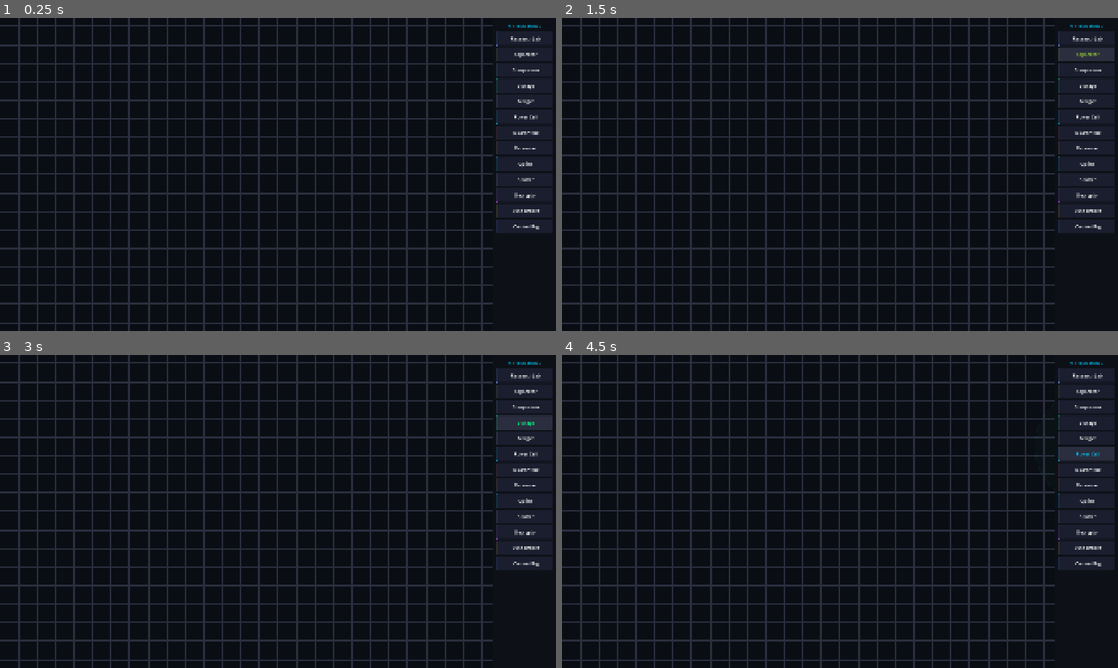
Above: before the commit, frames 1-4 (two rows, left to right).
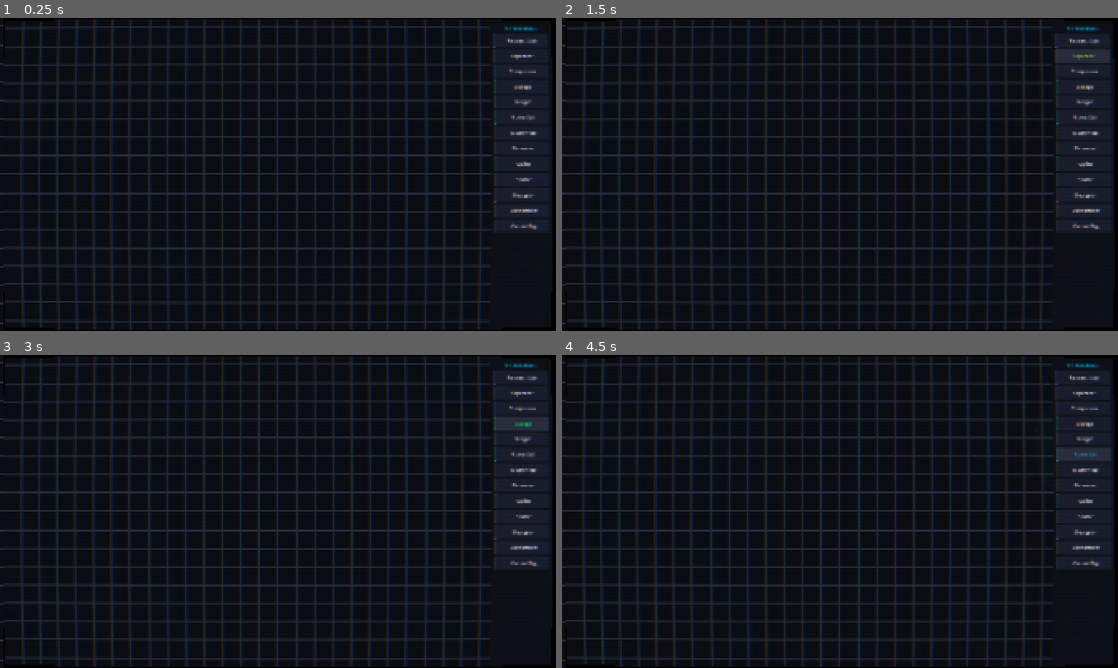
Above: after the commit, the same moments.

Repository: BYGGOLDENSTONE/sys-admin
Game: Godot game, scene res://scenes/main.tscn
Same seed, same stepped clock (60 frames per second), same inputs: the game is played once before the commit and once after it.
Inputs:
- Up to frame 1 (0.25 s): no input
- Up to frame 2 (1.5 s): click "Research Lab" at 0.5 s; click "Separator" at 1.25 s
- Up to frame 3 (3 s): click "Compressor" at 2 s; click "Storage" at 2.75 s
- Up to frame 4 (4.5 s): click "Merger" at 3.5 s; click "Power Cell" at 4.25 s

The runs differ from the first frame. In frame 1, 14% of the frame differs, in the area x 0-100%, y 0-100%; in frame 2, 14%; in frame 3, 14%; in frame 4, 14%.

Commit message:
Vertical Slice Faz 4: bloom shader, CRT efekti, yapı glow animasyonu
- Bloom shader: neon renkleri parlatır (5x5 kernel, threshold-based)
- CRT shader: tarama çizgileri, chromatic aberration, barrel distortion
- Yapı kenar glow: geniş dış halo + nabız animasyonu
- Veri parçacıkları: büyük font, 8 adet/kablo, zoom-adaptif sayı

Co-Authored-By: Claude Opus 4.6 <noreply@anthropic.com>

Diff:
--- a/scenes/main.tscn
+++ b/scenes/main.tscn
@@ -6,9 +6,25 @@
 [ext_resource type="Script" uid="uid://c6xvf6f0ygild" path="res://scripts/building_manager.gd" id="4"]
 [ext_resource type="Script" uid="uid://cbfu25csx1age" path="res://scripts/camera.gd" id="5"]
 [ext_resource type="PackedScene" path="res://scenes/ui/building_panel.tscn" id="6"]
-[ext_resource type="Script" uid="uid://c2ary45ingiyh" path="res://scripts/ui/building_panel.gd" id="7_o6xl0"]
-[ext_resource type="Script" path="res://scripts/connection_manager.gd" id="8"]
-[ext_resource type="Script" path="res://scripts/connection_layer.gd" id="9"]
+[ext_resource type="Script" uid="uid://dh433gxy6rs5h" path="res://scripts/connection_manager.gd" id="8"]
+[ext_resource type="Script" uid="uid://dhwkdkj0w6noa" path="res://scripts/connection_layer.gd" id="9"]
+[ext_resource type="Shader" uid="uid://dbuy13pxot3fk" path="res://shaders/bloom_vignette.gdshader" id="10"]
+[ext_resource type="Shader" uid="uid://bcsicp7mrd3ll" path="res://shaders/crt.gdshader" id="11"]
+
+[sub_resource type="ShaderMaterial" id="ShaderMaterial_bloom"]
+shader = ExtResource("10")
+shader_parameter/bloom_intensity = 0.6
+shader_parameter/bloom_threshold = 0.35
+shader_parameter/bloom_spread = 3.0
+shader_parameter/vignette_intensity = 0.3
+shader_parameter/vignette_softness = 0.4
+
+[sub_resource type="ShaderMaterial" id="ShaderMaterial_crt"]
+shader = ExtResource("11")
+shader_parameter/scanline_intensity = 0.08
+shader_parameter/scanline_count = 540.0
+shader_parameter/curvature = 0.01
+shader_parameter/chromatic_aberration = 0.5
 
 [node name="Main" type="Node2D" unique_id=1707282092]
 script = ExtResource("1")
@@ -16,7 +32,7 @@
 [node name="GridSystem" type="Node2D" parent="." unique_id=878305488]
 script = ExtResource("2")
 
-[node name="ConnectionLayer" type="Node2D" parent="."]
+[node name="ConnectionLayer" type="Node2D" parent="." unique_id=1632572815]
 script = ExtResource("9")
 
 [node name="BuildingContainer" type="Node2D" parent="." unique_id=1587724620]
@@ -28,19 +44,40 @@
 [node name="BuildingManager" type="Node" parent="." unique_id=1380662069]
 script = ExtResource("4")
 
-[node name="ConnectionManager" type="Node" parent="."]
+[node name="ConnectionManager" type="Node" parent="." unique_id=1870182631]
 script = ExtResource("8")
 
 [node name="GameCamera" type="Camera2D" parent="." unique_id=887976049]
 script = ExtResource("5")
 
-[node name="UILayer" type="CanvasLayer" parent="." unique_id=426694377]
+[node name="PostProcessLayer" type="CanvasLayer" parent="." unique_id=54884062]
+layer = 10
 
-[node name="BuildingPanel" type="PanelContainer" parent="UILayer" unique_id=2072315193 instance=ExtResource("6")]
-anchors_preset = 11
-anchor_left = 1.0
+[node name="PostProcessRect" type="ColorRect" parent="PostProcessLayer" unique_id=1054997669]
+material = SubResource("ShaderMaterial_bloom")
+anchors_preset = 15
 anchor_right = 1.0
 anchor_bottom = 1.0
-offset_left = -220.0
-grow_horizontal = 0
-script = ExtResource("7_o6xl0")
+grow_horizontal = 2
+grow_vertical = 2
+mouse_filter = 2
+
+[node name="UILayer" type="CanvasLayer" parent="." unique_id=426694377]
+layer = 50
+
+[node name="BuildingPanel" parent="UILayer" unique_id=2072315193 instance=ExtResource("6")]
+anchors_preset = 11
+
+[node name="CRTLayer" type="CanvasLayer" parent="." unique_id=937429296]
+layer = 100
+
+[node name="CRTRect" type="ColorRect" parent="CRTLayer" unique_id=26477803]
+material = SubResource("ShaderMaterial_crt")
+anchors_preset = 15
+anchor_right = 1.0
+anchor_bottom = 1.0
+offset_left = 13.0
+offset_right = 13.0
+grow_horizontal = 2
+grow_vertical = 2
+mouse_filter = 2
--- a/scripts/building.gd
+++ b/scripts/building.gd
@@ -13,11 +13,24 @@
 const PORT_RADIUS: float = 6.0
 const PORT_GLOW_RADIUS: float = 10.0
 const PORT_HIT_RADIUS: float = 24.0
+const OUTER_GLOW_WIDTH: float = 8.0
+const OUTER_GLOW_ALPHA: float = 0.12
+const GLOW_PULSE_SPEED: float = 2.0
+const GLOW_PULSE_AMOUNT: float = 0.06
 
 var definition: BuildingDefinition
 var grid_cell: Vector2i = Vector2i.ZERO
 var heat_ratio: float = 0.0
 var fill_ratio: float = 0.0
+var _glow_time: float = 0.0
+var _is_ghost: bool = false
+
+
+func _process(delta: float) -> void:
+	if _is_ghost or definition == null:
+		return
+	_glow_time += delta
+	queue_redraw()
 
 
 func setup(def: BuildingDefinition, cell: Vector2i) -> void:
@@ -71,12 +84,22 @@
 	if definition.zone_radius > 0.0:
 		_draw_zone(center, definition.zone_radius, accent)
 
-	# Outer glow
+	# Pulse value for glow animation
+	var pulse: float = sin(_glow_time * GLOW_PULSE_SPEED) * GLOW_PULSE_AMOUNT
+
+	# Wide outer glow (soft halo)
+	var outer_rect := Rect2(
+		Vector2(-OUTER_GLOW_WIDTH, -OUTER_GLOW_WIDTH),
+		size + Vector2(OUTER_GLOW_WIDTH * 2, OUTER_GLOW_WIDTH * 2)
+	)
+	draw_rect(outer_rect, Color(accent, OUTER_GLOW_ALPHA + pulse), false, OUTER_GLOW_WIDTH)
+
+	# Inner glow
 	var glow_rect := Rect2(
 		Vector2(-GLOW_WIDTH, -GLOW_WIDTH),
 		size + Vector2(GLOW_WIDTH * 2, GLOW_WIDTH * 2)
 	)
-	draw_rect(glow_rect, Color(accent, GLOW_ALPHA), false, GLOW_WIDTH)
+	draw_rect(glow_rect, Color(accent, GLOW_ALPHA + pulse * 0.5), false, GLOW_WIDTH)
 
 	# Body
 	draw_rect(rect, BODY_COLOR, true)
--- a/scripts/building_manager.gd
+++ b/scripts/building_manager.gd
@@ -34,6 +34,7 @@
 	_current_definition = def
 	_state = State.PLACING
 	ghost_preview.visible = true
+	ghost_preview._is_ghost = true
 	ghost_preview.setup(def, Vector2i.ZERO)
 	# Clear hover when entering placement mode
 	if _hovered_building != null:
--- a/scripts/connection_layer.gd
+++ b/scripts/connection_layer.gd
@@ -5,11 +5,13 @@
 const CABLE_GLOW_ALPHA: float = 0.25
 const PARTICLE_COLOR := Color("#00ff88")
 const PARTICLE_SPEED: float = 0.4
-const PARTICLES_PER_CABLE: int = 4
+const PARTICLES_PER_CABLE: int = 8
+const PARTICLE_FONT_SIZE: int = 16
 const BEZIER_STEPS: int = 30
 const PREVIEW_COLOR := Color(1, 1, 1, 0.4)
 
 var connection_manager: Node = null
+var _camera: Camera2D = null
 var _particle_time: float = 0.0
 var _particle_chars: Array[String] = []
 
@@ -24,6 +26,7 @@
 	# Pre-generate random 0/1 chars for particles
 	for i in range(100):
 		_particle_chars.append("0" if randf() > 0.5 else "1")
+	_camera = get_node_or_null("../GameCamera")
 
 
 func _process(delta: float) -> void:
@@ -62,6 +65,15 @@
 	_draw_bezier_line(from_pos, to_pos, accent, CABLE_WIDTH, true)
 
 
+func _get_visible_particle_count() -> int:
+	if _camera == null:
+		return PARTICLES_PER_CABLE
+	var zoom_level: float = _camera.zoom.x
+	# Zoom in (>1): full particles. Zoom out (<1): fewer particles.
+	var count: int = maxi(2, int(PARTICLES_PER_CABLE * clampf(zoom_level, 0.3, 1.5)))
+	return count
+
+
 func _draw_particles(conn: Dictionary) -> void:
 	var from_building: Node2D = conn.from_building
 	var from_pos: Vector2 = to_local(from_building.get_port_world_position(conn.from_port))
@@ -72,19 +84,21 @@
 	var cp2 := to_pos - Vector2(dx, 0)
 
 	var font := ThemeDB.fallback_font
-	var font_size: int = 10
+	var count: int = _get_visible_particle_count()
+	var half_size: float = PARTICLE_FONT_SIZE * 0.35
 
-	for i in range(PARTICLES_PER_CABLE):
-		var offset: float = float(i) / float(PARTICLES_PER_CABLE)
+	for i in range(count):
+		var offset: float = float(i) / float(count)
 		var t: float = fmod(_particle_time + offset, 1.0)
 		var pos := _cubic_bezier(from_pos, cp1, cp2, to_pos, t)
-		var char_idx: int = (i + int(_particle_time * 50)) % _particle_chars.size()
+		var char_idx: int = (i + int(_particle_time * 10)) % _particle_chars.size()
 		var ch: String = _particle_chars[char_idx]
+		var draw_pos := pos + Vector2(-half_size, half_size)
 
-		# Glow
-		draw_string(font, pos + Vector2(-3, 4), ch, HORIZONTAL_ALIGNMENT_LEFT, -1, font_size, Color(PARTICLE_COLOR, 0.3))
+		# Glow (larger spread for bigger text)
+		draw_string(font, draw_pos, ch, HORIZONTAL_ALIGNMENT_LEFT, -1, PARTICLE_FONT_SIZE, Color(PARTICLE_COLOR, 0.4))
 		# Main character
-		draw_string(font, pos + Vector2(-3, 4), ch, HORIZONTAL_ALIGNMENT_LEFT, -1, font_size, PARTICLE_COLOR)
+		draw_string(font, draw_pos, ch, HORIZONTAL_ALIGNMENT_LEFT, -1, PARTICLE_FONT_SIZE, PARTICLE_COLOR)
 
 
 func _draw_bezier_line(from_pos: Vector2, to_pos: Vector2, color: Color, width: float, use_antialias: bool) -> void:
--- /dev/null
+++ b/shaders/bloom_vignette.gdshader
@@ -0,0 +1,34 @@
+shader_type canvas_item;
+
+uniform sampler2D screen_texture : hint_screen_texture, repeat_disable, filter_linear;
+uniform float bloom_intensity : hint_range(0.0, 2.0) = 0.6;
+uniform float bloom_threshold : hint_range(0.0, 1.0) = 0.35;
+uniform float bloom_spread : hint_range(1.0, 10.0) = 3.0;
+
+void fragment() {
+	vec2 uv = SCREEN_UV;
+	vec2 ps = SCREEN_PIXEL_SIZE;
+
+	// Original color
+	vec4 original = texture(screen_texture, uv);
+
+	// Bloom: multi-sample blur (5x5 weighted kernel)
+	vec4 blur = vec4(0.0);
+	float total_weight = 0.0;
+	for (int x = -2; x <= 2; x++) {
+		for (int y = -2; y <= 2; y++) {
+			float weight = 1.0 - length(vec2(float(x), float(y))) / 3.5;
+			weight = max(weight, 0.0);
+			vec4 s = texture(screen_texture, uv + vec2(float(x), float(y)) * ps * bloom_spread);
+			float lum = dot(s.rgb, vec3(0.299, 0.587, 0.114));
+			vec4 bright = s * smoothstep(bloom_threshold, bloom_threshold + 0.3, lum);
+			blur += bright * weight;
+			total_weight += weight;
+		}
+	}
+	blur /= total_weight;
+
+	vec3 result = original.rgb + blur.rgb * bloom_intensity;
+
+	COLOR = vec4(result, 1.0);
+}
--- /dev/null
+++ b/shaders/crt.gdshader
@@ -0,0 +1,35 @@
+shader_type canvas_item;
+
+uniform sampler2D screen_texture : hint_screen_texture, repeat_disable, filter_linear;
+uniform float scanline_intensity : hint_range(0.0, 0.5) = 0.08;
+uniform float scanline_count : hint_range(100.0, 1080.0) = 540.0;
+uniform float curvature : hint_range(0.0, 0.05) = 0.01;
+uniform float chromatic_aberration : hint_range(0.0, 3.0) = 0.5;
+
+vec2 curve(vec2 uv) {
+	uv = (uv - 0.5) * 2.0;
+	uv *= 1.0 + dot(uv, uv) * curvature;
+	uv = (uv / 2.0) + 0.5;
+	return uv;
+}
+
+void fragment() {
+	vec2 uv = curve(SCREEN_UV);
+	vec2 ps = SCREEN_PIXEL_SIZE;
+
+	// Chromatic aberration (RGB offset)
+	float r = texture(screen_texture, uv + vec2(chromatic_aberration * ps.x, 0.0)).r;
+	float g = texture(screen_texture, uv).g;
+	float b = texture(screen_texture, uv - vec2(chromatic_aberration * ps.x, 0.0)).b;
+	vec3 color = vec3(r, g, b);
+
+	// Scanlines
+	float scanline = sin(uv.y * scanline_count * 3.14159) * 0.5 + 0.5;
+	color *= 1.0 - scanline_intensity * (1.0 - scanline);
+
+	// Out of bounds (from curvature) — black edges
+	float in_bounds = step(0.0, uv.x) * step(uv.x, 1.0) * step(0.0, uv.y) * step(uv.y, 1.0);
+	color *= in_bounds;
+
+	COLOR = vec4(color, 1.0);
+}
Not shown, changed: CLAUDE.md
